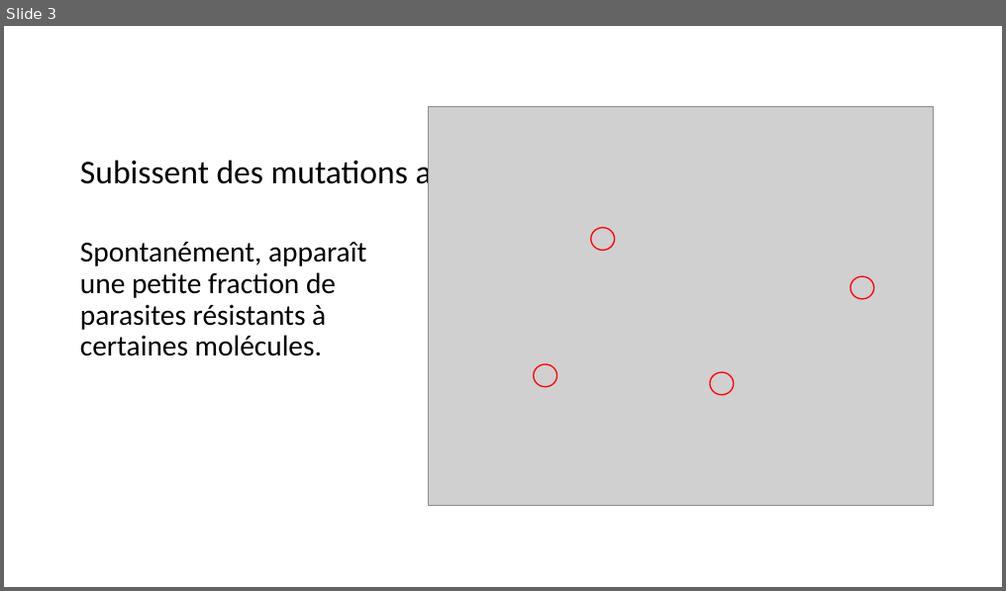
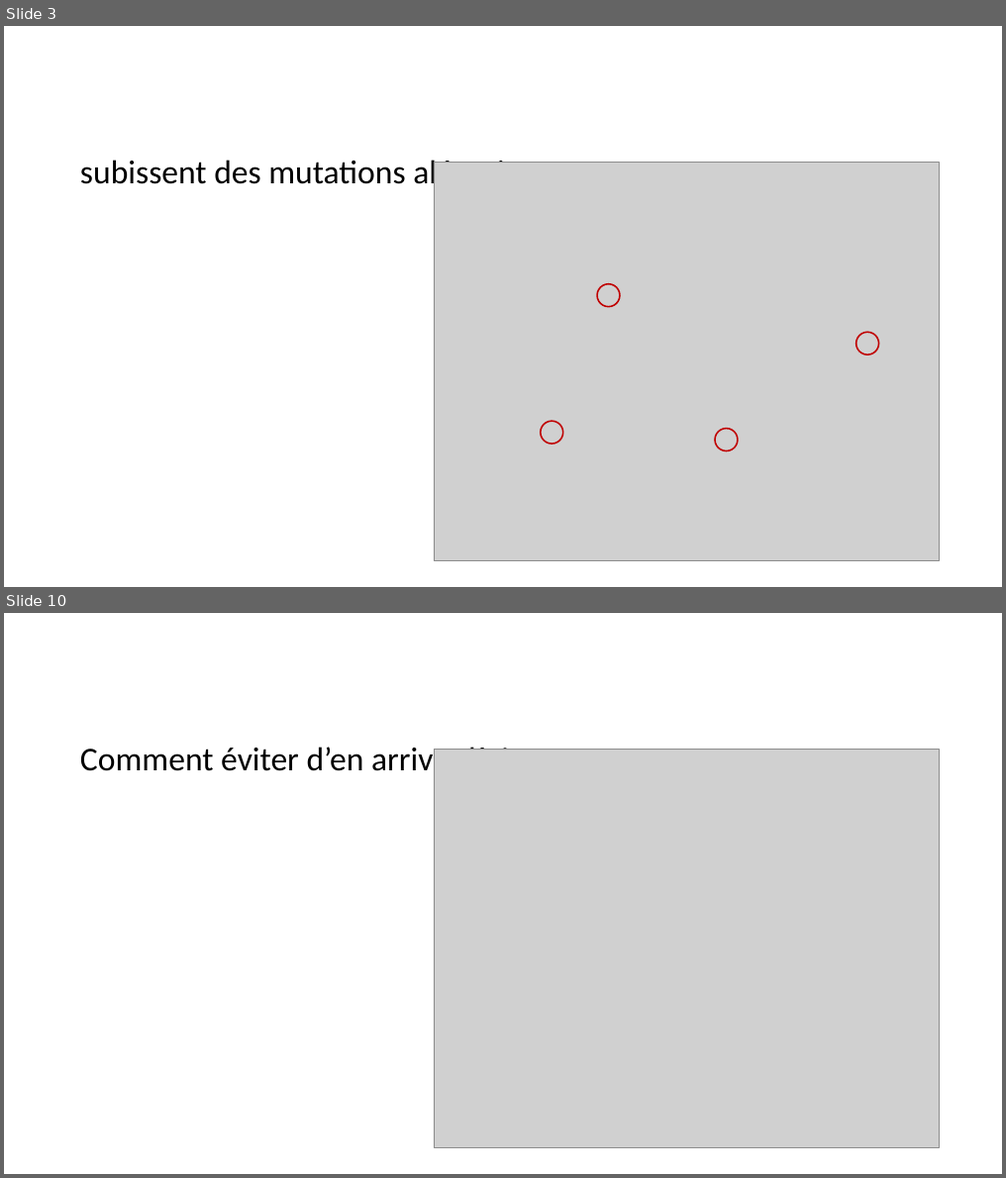
Before and after one commit to michelange2008/parasitlab, a slide deck: storage/app/public/img/resist/Resistance.pptx. Shown one above the other, each under a label of ours: slide 3 before the commit, slides 3 and 10 after it; the slides between them are not shown. The pictures are 1006x591 and 1006x1178 pixels, drawn with LibreOffice and Linux fonts; fonts in the diff are those of the drawing; grey boxes stand for pictures. Boxes give left, top, right and bottom in pixels: in the first picture for what was removed or moved away, otherwise in the second. Text is boxed around its words. In the diff, an @@ line names an element or a change of style, - is before the commit and + after.

```diff
--- a/storage/app/public/img/resist/Resistance.pptx
+++ b/storage/app/public/img/resist/Resistance.pptx
@@ slide 10 added at <box>4,613,1002,1174</box>, background #FFFFFF @@
@@ title added at <box>80,743,492,778</box>, 32 pt, text #000000 @@
+Comment éviter d’en arriver là !
@@ picture added at <box>434,750,939,1149</box> @@
@@ slide 3 changed as well @@
@@ title at <box>80,156,546,191</box>: text changed @@
-Subissent des mutations aléatoires
+subissent des mutations aléatoires
@@ text removed at <box>80,242,366,357</box> @@
-Spontanément, apparaît une petite fraction de parasites résistants à certaines molécules.
@@ ellipse: place and size @@
-ellipse at <box>591,227,615,250</box>
+ellipse at <box>597,284,620,307</box>
@@ 3 ellipses, 1 picture: place and size @@
-3 ellipses, 1 picture at <box>429,107,934,506</box>
+3 ellipses, 1 picture at <box>434,163,939,562</box>
@@ outline #FF0000 1.25 pt to #C00000 1.5 pt in 4 elements at <box>856,332,879,355</box>, <box>715,429,738,452</box>, <box>597,284,620,307</box>, <box>541,421,563,444</box> @@
```
Also in this commit, not shown: 3 other slides changed, 12 other slides added, 3 slides removed, 12 other files.
